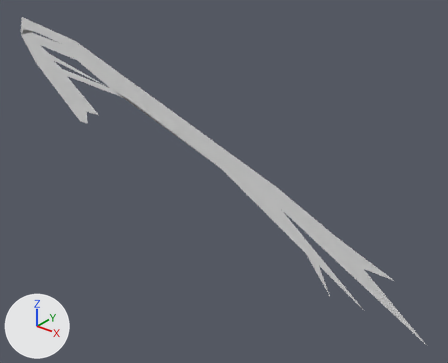
One commit to the OBJ model teardown/wwf-no-mercy/models/stage/model_0AA3.obj: the scene before it, then after it.
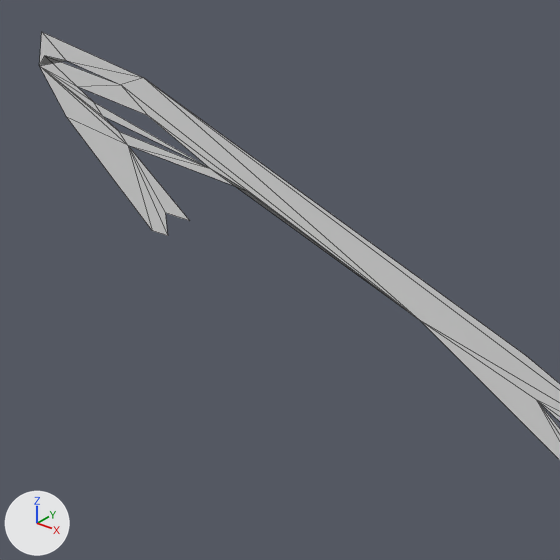
Each version is shown whole from a camera (50 mm lens) standing at (123.8, -142.1, 83.5) and looking at (26.6, -20.6, 8.2), then close up on the part from 0% to 66% of the width and 0% to 81% of the height. Arrows for +X, +Y and +Z are at lower left; the lights stay in place. The first two pictures are the older version. The close-ups show mesh edges as thin lines. Where no turn or scale is listed for an object, it has been applied to the vertices.

In view in the first close-up: 'model_0AA3'.
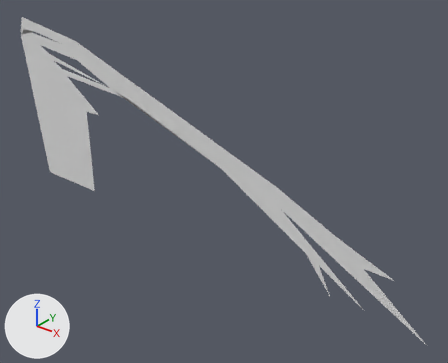
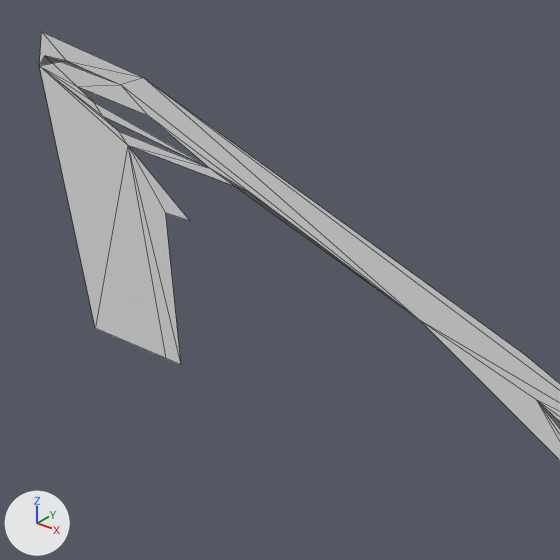
The newer file is also turned or shifted as a whole; pictures and numbers use the older file's frame.

Pixel boxes (x1, y1, x2, y2) of what changed, in the close-ups (560 x 560 px; the box of a moved part takes in the faces that stretch with it):
```json
{"part": 1, "of": "me_model_0aa3", "change": "moved or reshaped", "before": [40, 67, 168, 236], "after": [40, 67, 181, 364]}
```

Edits to the scene script, one JSON object a line:
```json
{"block": "me_model_0aa3", "where": "me_model_0aa3.from_pydata(...)  # 30 vertices, 33 faces; spans x -56.0..90.0, y -24.0, z -14.0..44.0"}
{"block": "me_model_0aa3", "where": "# used by ob_model_0aa3"}
{"block": "me_model_0aa3", "change": "me_model_0aa3 part 1"}
{"op": "set", "path": "me_model_0aa3.vertices[3].co", "old": "(-26.0, -24.0, 14.0)", "new": "(-26.0, -24.0, -10.0)", "note": "pixel (167, 235) -> pixel (180, 364)"}
{"op": "set", "path": "me_model_0aa3.vertices[4].co", "old": "(-30.0, -24.0, 14.0)", "new": "(-30.0, -24.0, -10.0)", "note": "pixel (152, 230) -> pixel (165, 358)"}
{"op": "set", "path": "me_model_0aa3.vertices[5].co", "old": "(-50.0, -24.0, 30.0)", "new": "(-50.0, -24.0, -10.0)", "note": "pixel (66, 117) -> pixel (95, 328)"}
```
